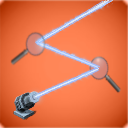
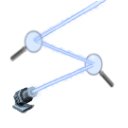
Two versions of the same layered image (128×128). Layer-by-layer changes:
removed layer "magnifying-galss-g9f5973eff_640.png copy" over [10, 30, 47, 66]
removed layer "Transformation" over [35, 0, 112, 98]
removed layer "Laser" over [35, 0, 113, 97]
removed layer "Laser.png" over [13, 87, 48, 120]
painted on "magnifying-galss-g9f5973eff_640.png" over [9, 0, 122, 114]
hid "ModernSkillBGTemplate.png" over [0, 0, 128, 128]
